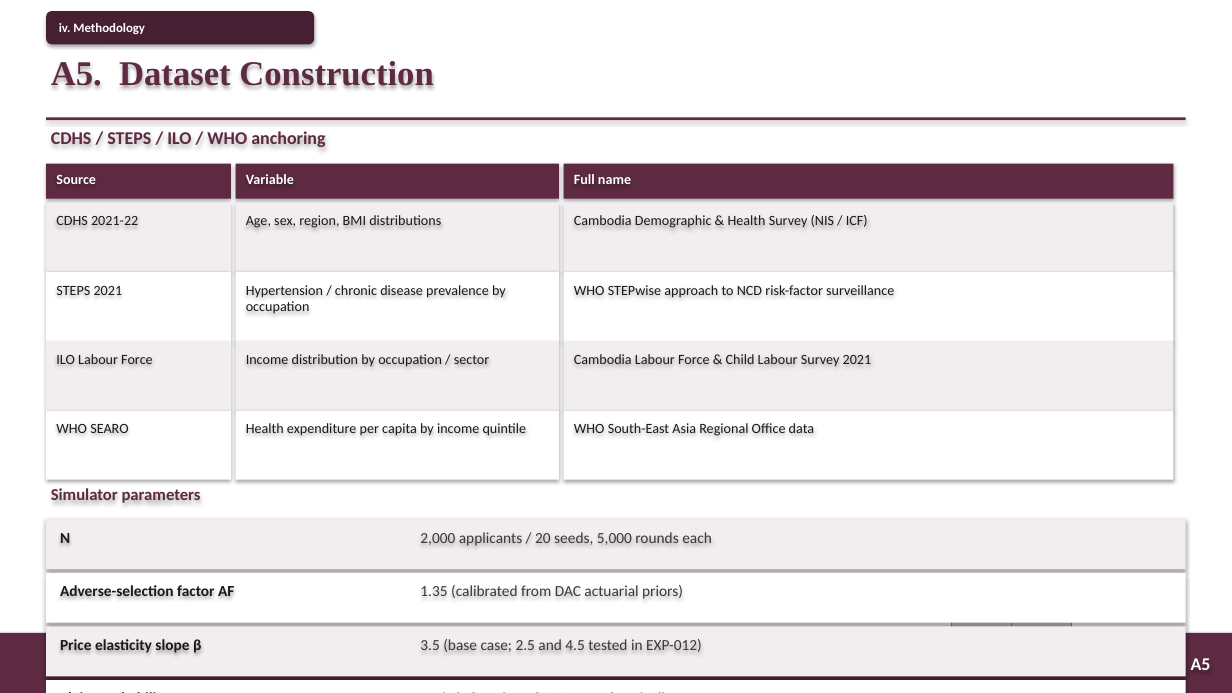
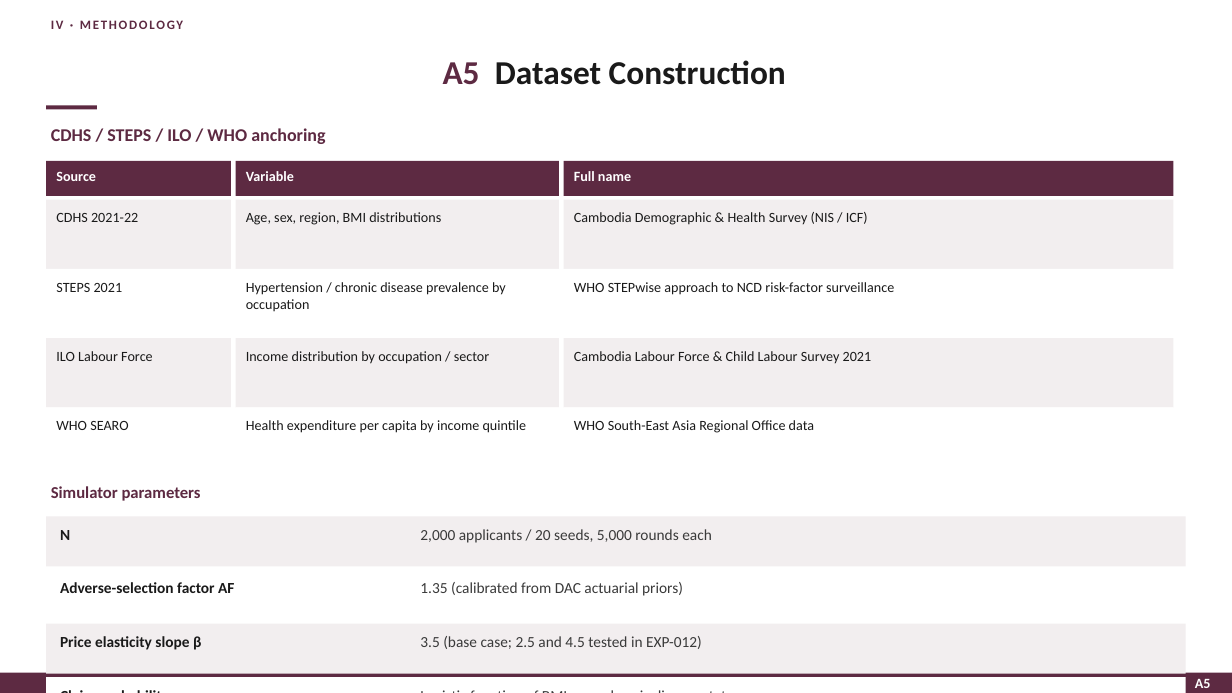
Before and after one commit to PolyTheML/DAC-UW-Thesis, a slide deck: slide 29 of thesis/health_rl/burgundy_defense_presentation.pptx. Drawn at 1232x693 pixels with LibreOffice and Linux fonts; fonts in the diff are those of the drawing; grey boxes stand for pictures. Boxes give left, top, right and bottom in pixels: in the first picture for what was removed or moved away, otherwise in the second. Text is boxed around its words. In the diff, an @@ line names an element or a change of style, - is before the commit and + after.

```diff
--- a/thesis/health_rl/burgundy_defense_presentation.pptx
+++ b/thesis/health_rl/burgundy_defense_presentation.pptx
@@ text "IV · METHODOLOGY": place and size @@
-text "IV · METHODOLOGY" at box(46, 11, 314, 44)
+text "IV · METHODOLOGY" at box(51, 20, 183, 29)
@@ text "IV · METHODOLOGY" at box(51, 20, 183, 29): vertical alignment middle to top; fill #471F33 to none; shadow off @@
@@ text at box(51, 20, 183, 29): text changed; text colour #FFFFFF to #5D2A42 @@
-iv. Methodology
+IV · METHODOLOGY
@@ text "A5 Dataset Construction" at box(443, 60, 786, 85): vertical alignment top to middle @@
@@ text at box(443, 60, 786, 85): text changed; size 27 to 26 pt; font Times New Roman to Calibri; text colour #5D2A42 to #1A1A1A @@
-A5. Dataset Construction
+A5 Dataset Construction
@@ shadow off in 17 elements at box(0, 673, 1232, 693), box(46, 338, 231, 408), box(236, 338, 559, 408), box(46, 161, 231, 196), box(236, 161, 559, 196), box(46, 200, 231, 269), box(236, 200, 559, 269), box(46, 269, 231, 338), box(236, 269, 559, 338), box(564, 338, 1174, 408), box(564, 161, 1174, 196), box(564, 200, 1174, 269), box(564, 269, 1174, 338), box(46, 408, 231, 477), box(236, 408, 559, 477), box(564, 408, 1174, 477), box(46, 105, 97, 109) @@
@@ rectangle: place and size @@
-rectangle at box(46, 117, 1186, 120)
+rectangle at box(46, 105, 97, 109)
@@ rectangle added at box(46, 517, 1186, 567), fill #F2EEEF @@
@@ rectangle at box(46, 570, 1186, 620): fill #F2EEEF to #FFFFFF; shadow off @@
@@ picture removed at box(952, 587, 1012, 646) @@
@@ picture removed at box(1012, 587, 1072, 644) @@
@@ rectangle at box(46, 624, 1186, 674): fill #FFFFFF to #F2EEEF; shadow off @@
@@ rectangle: place and size @@
-rectangle at box(0, 633, 1232, 693)
+rectangle at box(0, 673, 1232, 693)
@@ 3 rectangles: place and size @@
-3 rectangles at box(46, 519, 1186, 677)
+3 rectangles at box(46, 570, 1186, 693)
@@ rectangle at box(46, 677, 1186, 693): fill #F2EEEF to #FFFFFF; shadow off @@
@@ rectangle removed at box(46, 680, 1186, 693) @@
@@ text "A5": place and size @@
-text "A5" at box(1191, 658, 1211, 670)
+text "A5" at box(1195, 679, 1211, 688)
@@ text "A5" at box(1195, 679, 1211, 688): size 14 to 11 pt @@
```
Also in this commit, not shown: 31 other slides changed, 2 other files.
